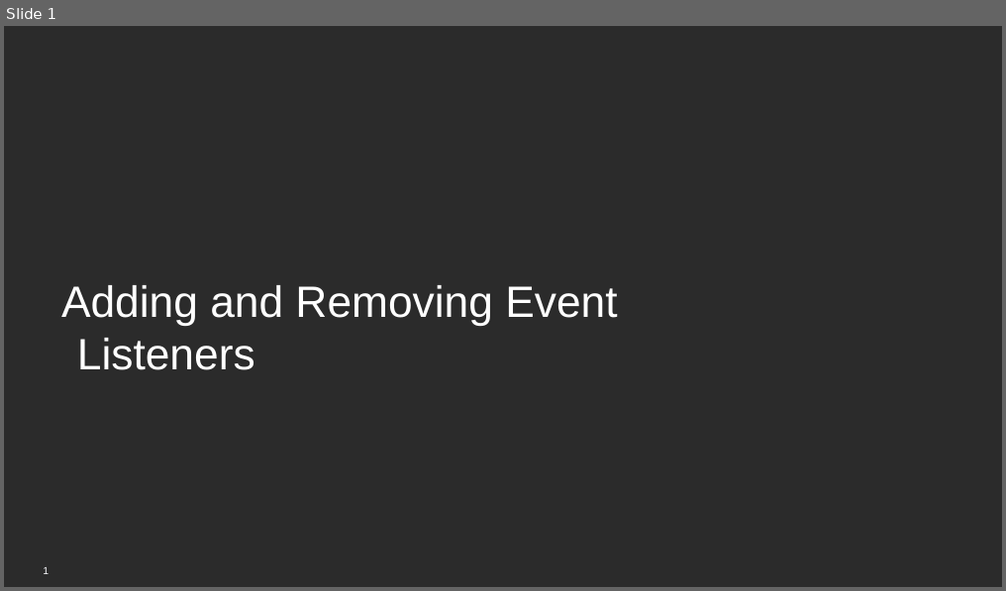
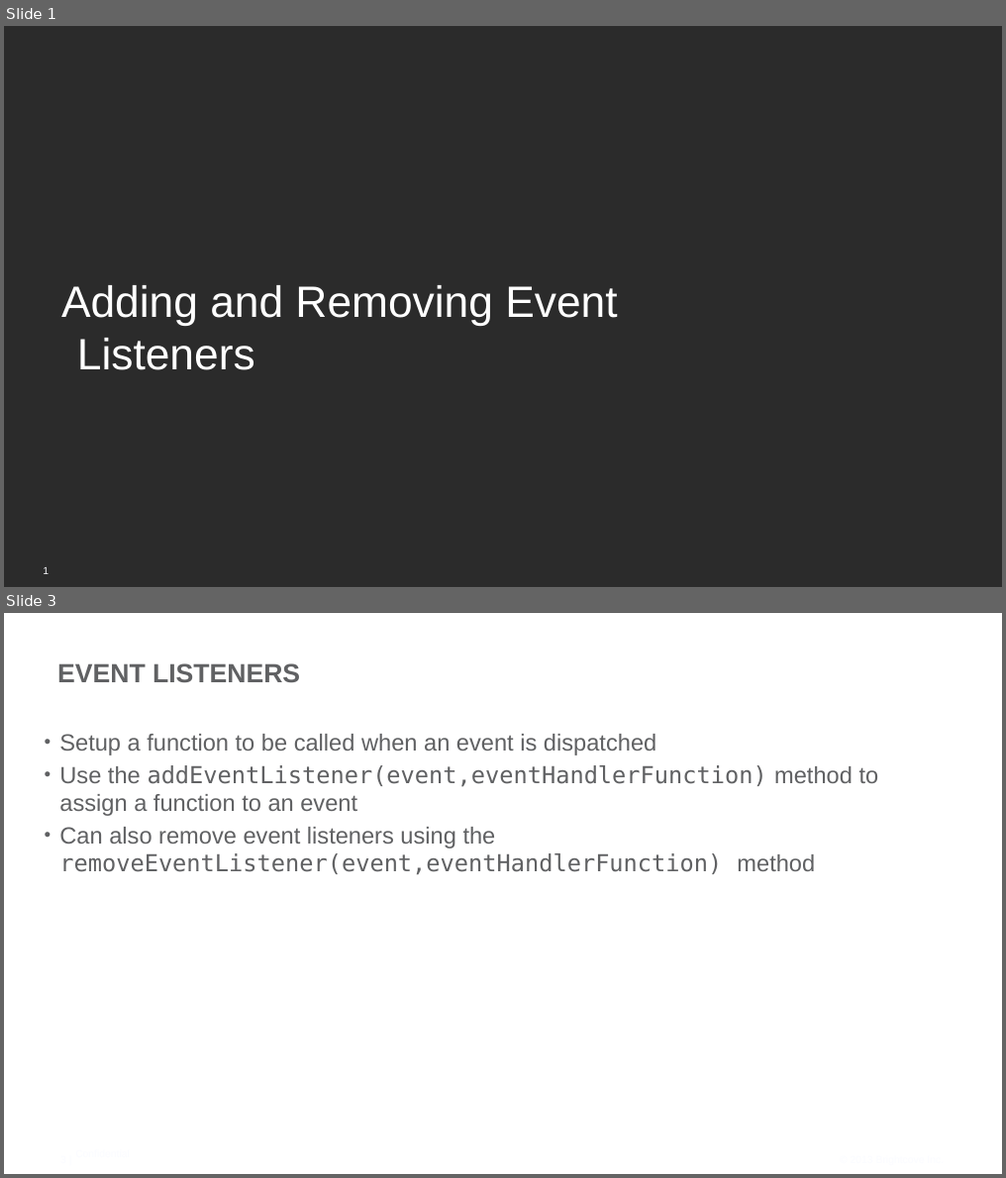
Before and after one commit to BrightcoveLearning/VideoCloudSmartPlayerAPI, a slide deck: VideoSessionsMaterials/v9-event-listeners.pptx. Shown one above the other, each under a label of ours: slide 1 before the commit, slides 1 and 3 after it; the slides between them are not shown. The pictures are 1006x591 and 1006x1178 pixels, drawn with LibreOffice and Linux fonts; fonts in the diff are those of the drawing; background and template pictures are left out; a plain dark background stands for a picture behind light text. Boxes give left, top, right and bottom in pixels: in the first picture for what was removed or moved away, otherwise in the second. Text is boxed around its words. In the diff, an @@ line names an element or a change of style, - is before the commit and + after.

```diff
--- a/VideoSessionsMaterials/v9-event-listeners.pptx
+++ b/VideoSessionsMaterials/v9-event-listeners.pptx
@@ slide 3 added at bbox=[4, 613, 1002, 1174], background picture (left out) @@
@@ title added at bbox=[57, 663, 300, 683], 36 pt, text #606163, bold @@
+EVENT LISTENERS
@@ text added at bbox=[59, 734, 879, 875], 32 pt, text #606163 @@
+• Setup a function to be called when an event is dispatched
+• Use the addEventListener(event,eventHandlerFunction) method to assign a function to an event
+• Can also remove event listeners using the removeEventListener(event,eventHandlerFunction) method
@@ page number added at bbox=[39, 1146, 77, 1174], 14 pt, text #FBFCFF @@
+3 |
@@ text added at bbox=[70, 1146, 386, 1174], 14 pt, text #FBFCFF @@
+Confidential
@@ text added at bbox=[835, 1152, 949, 1169], 14 pt, text #FBFCFF @@
+© 2013 Brightcove Inc.
```
Also in this commit, not shown: 2 slides changed, 1 other slide added, 9 other files.
